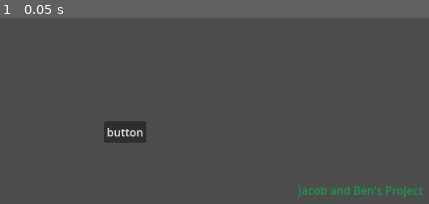
Above: before the commit, frame 1.
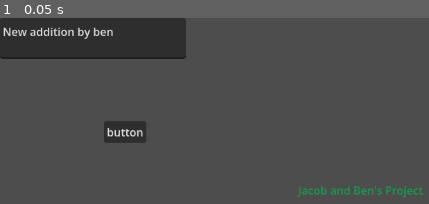
Above: after the commit, the same moment.

Repository: BenjaminVincent/jacob-and-ben-test
Game: Godot game, scene res://scenes/welcome.tscn
Same seed, same stepped clock (60 frames per second), same inputs: the game is played once before the commit and once after it.
Inputs:
- Up to frame 1 (0.05 s): no input

The runs differ from the first frame. In frame 1, 9.3% of the frame differs, in the area x 0-44%, y 0-23%.

Commit message:
added some text to the main scene

Diff:
--- a/scenes/welcome.tscn
+++ b/scenes/welcome.tscn
@@ -23,3 +23,8 @@
 offset_right = 211.0
 offset_bottom = 180.0
 text = "button"
+
+[node name="TextEdit" type="TextEdit" parent="." unique_id=958327403]
+offset_right = 268.0
+offset_bottom = 59.0
+text = "New addition by ben"
